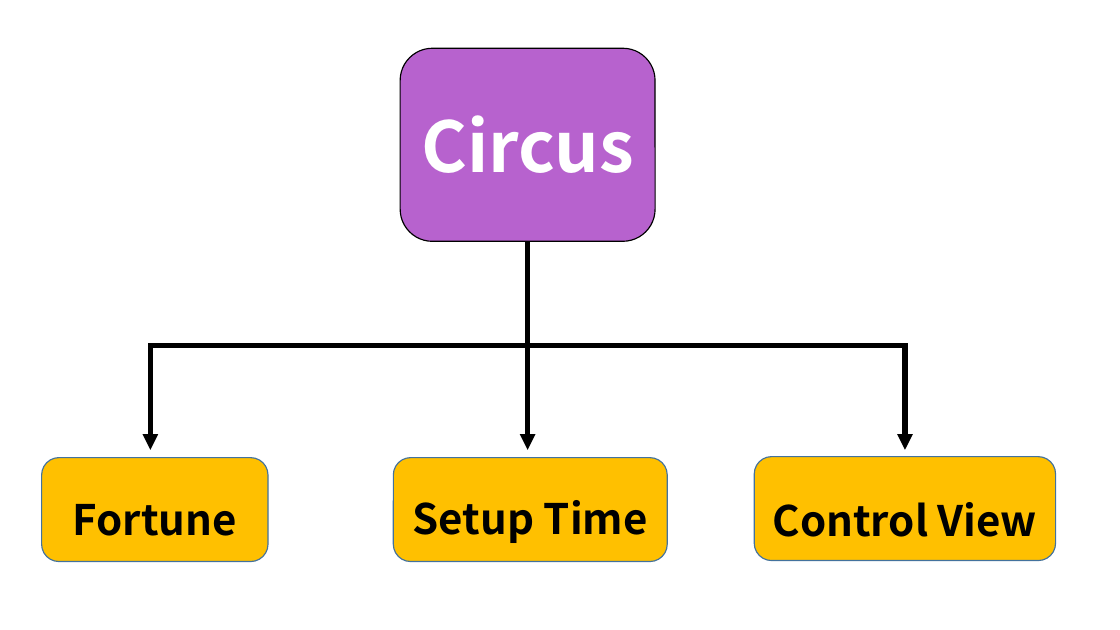
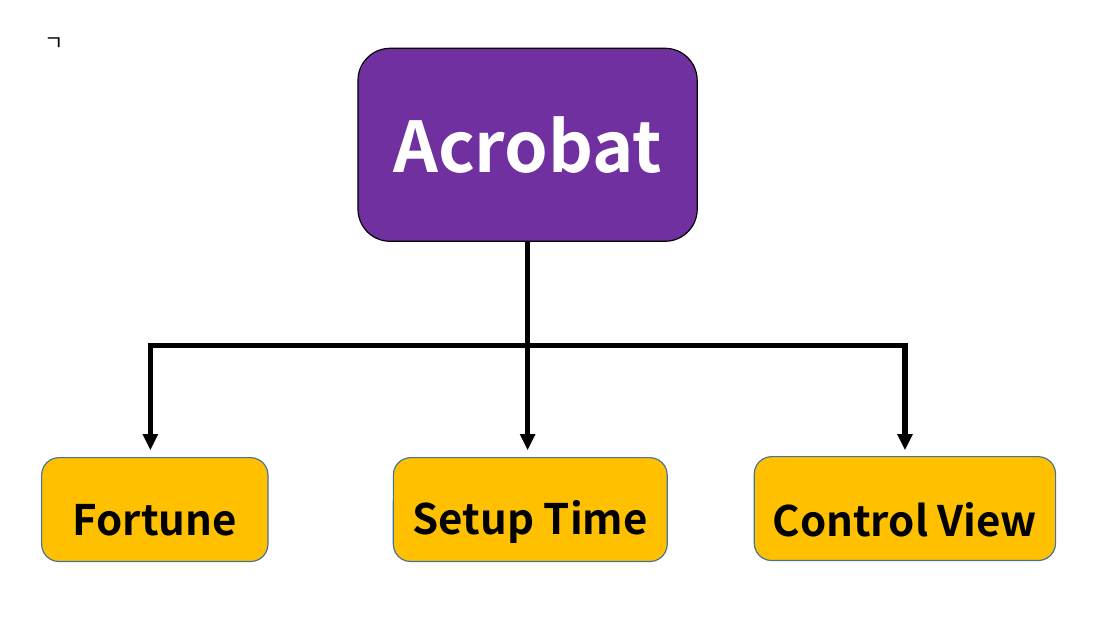
Before and after one commit to Bumizi/Thesis, a slide deck: slide 12 of 안치본/3. 논문 작성/사진자료/그림과표_김영범.pptx (slide 10 before the commit). Drawn at 1120x630 pixels with LibreOffice and Linux fonts; fonts in the diff are those of the drawing. Boxes give left, top, right and bottom in pixels: in the first picture for what was removed or moved away, otherwise in the second. Text is boxed around its words. In the diff, an @@ line names an element or a change of style, - is before the commit and + after.

```diff
--- a/안치본/3. 논문 작성/사진자료/그림과표_김영범.pptx
+++ b/안치본/3. 논문 작성/사진자료/그림과표_김영범.pptx
@@ text added at [44, 37, 63, 47], 18 pt, text #000000 @@
+ㄱ
@@ rounded rectangle "Acrobat": place and size @@
-rounded rectangle "Acrobat" at [400, 48, 655, 241]
+rounded rectangle "Acrobat" at [358, 48, 697, 241]
@@ rounded rectangle "Acrobat" at [358, 48, 697, 241]: fill #B762CE to #7030A0 @@
@@ text in rounded rectangle at [393, 116, 662, 173]: text changed @@
-Circus
+Acrobat
```
Also in this commit, not shown: 1 other slide changed, 2 slides added, 4 other files.
